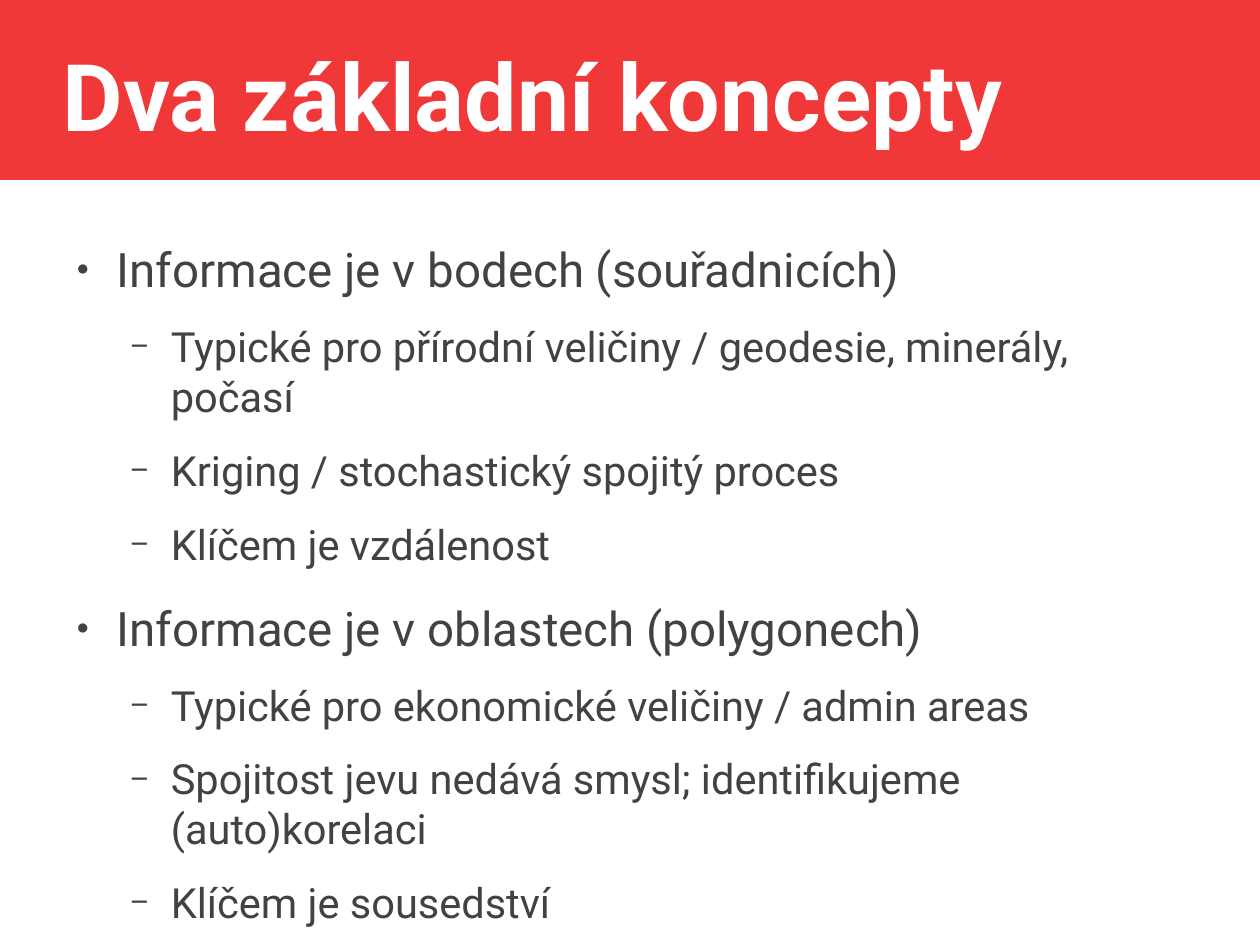
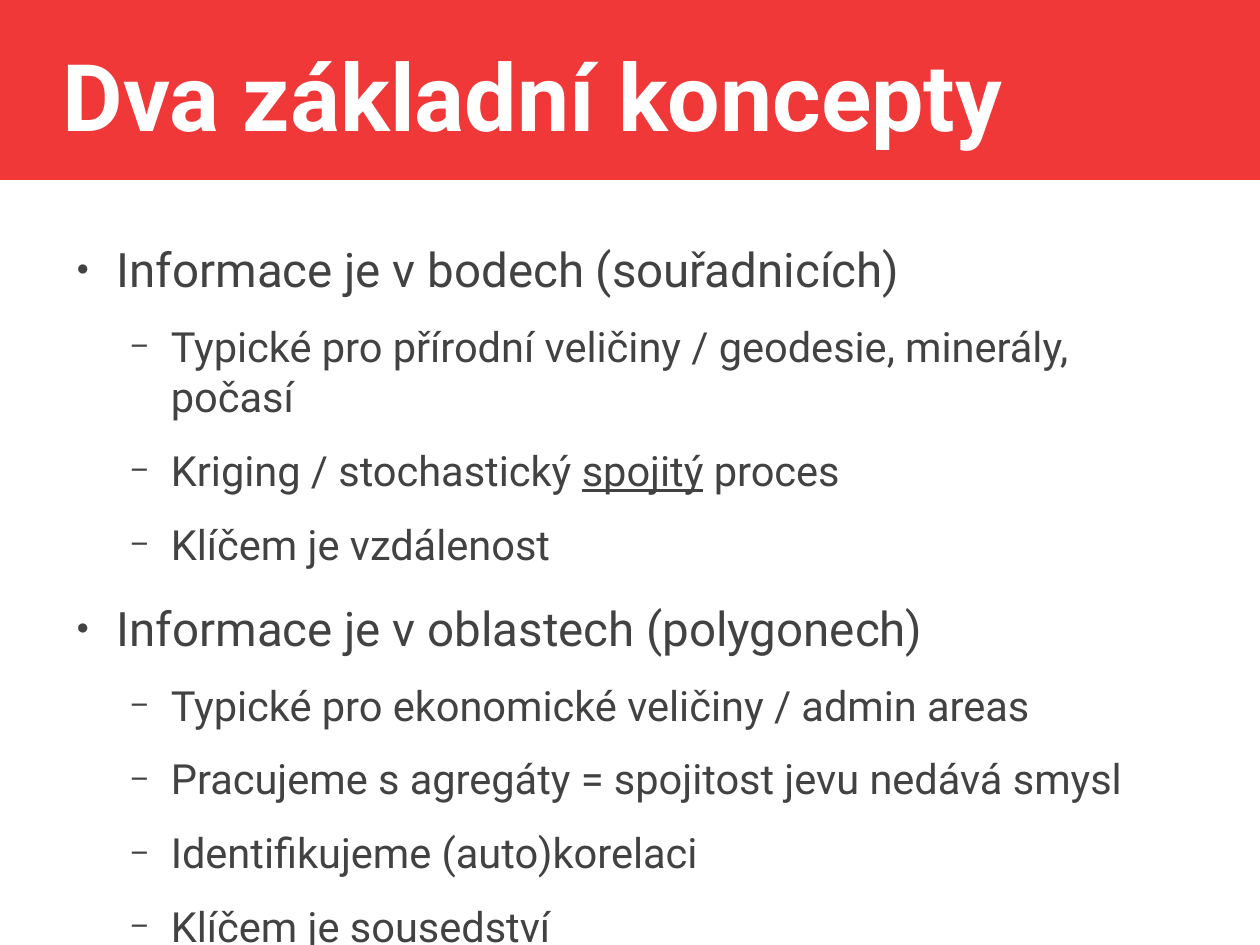
Before and after one commit to jlacko/4EK418, a slide deck: slide 3 of prez/4 - advanced calculations.odp. Drawn at 1260x945 pixels with LibreOffice and Linux fonts; fonts in the diff are those of the drawing. Boxes give left, top, right and bottom in pixels: in the first picture for what was removed or moved away, otherwise in the second. Text is boxed around its words. In the diff, an @@ line names an element or a change of style, - is before the commit and + after.

```diff
--- a/prez/4 - advanced calculations.odp
+++ b/prez/4 - advanced calculations.odp
@@ text at (171,455,840,495): underline on in "spojitý" @@
@@ text at (171,763,1122,878): text changed @@
-  − Spojitost jevu nedává smysl; identifikujeme (auto)korelaci
+  − Pracujeme s agregáty = spojitost jevu nedává smysl
+  − Identifikujeme (auto)korelaci
```
Also in this commit, not shown: 7 other slides changed, 1 slide added, 4 other files.
